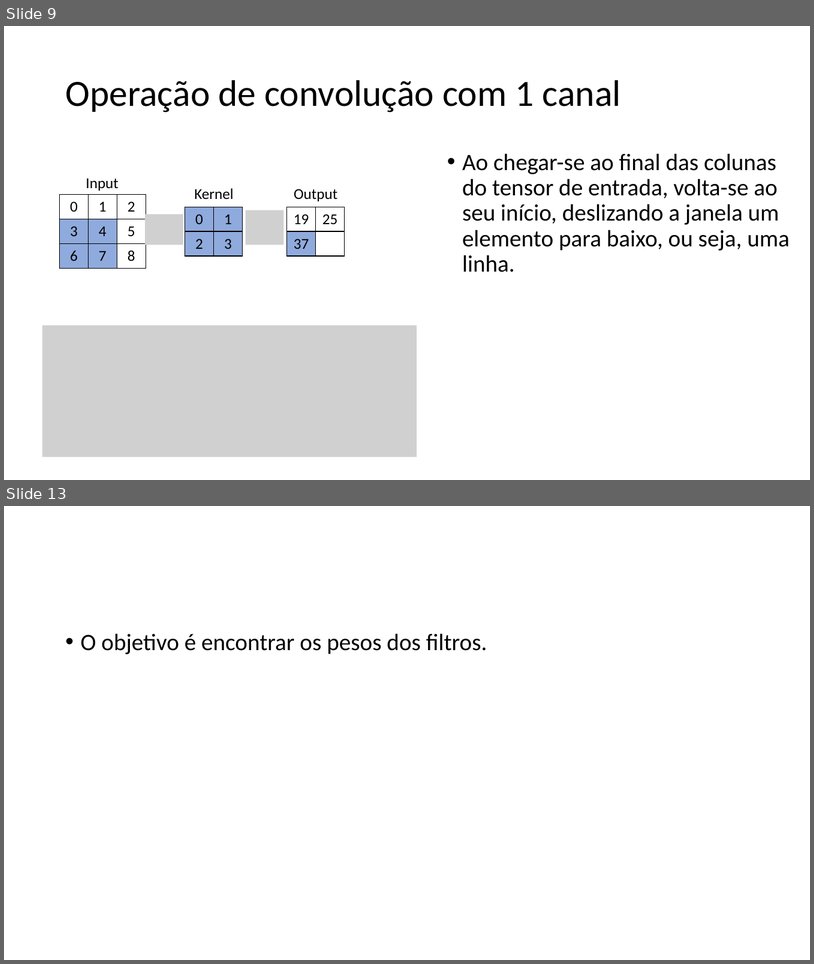
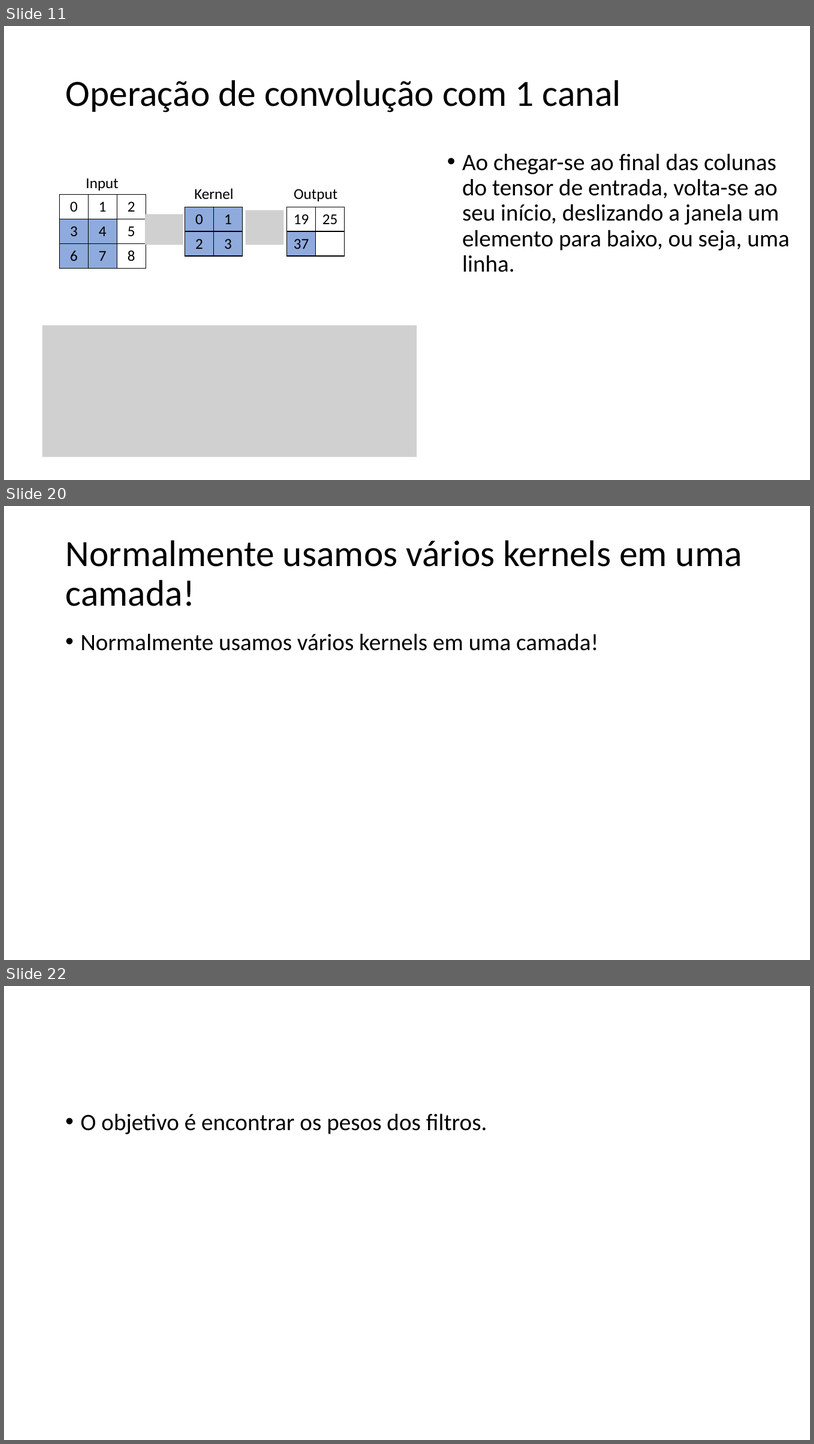
Before and after one commit to zz4fap/tp557-iot-ml, a slide deck: slides/TP557_12_Introduzindo_convoluções.pptx. Shown one above the other, each under a label of ours: slides 9 and 13 before the commit, slides 11, 20 and 22 after it; the slides between them are not shown. The pictures are 814x964 and 814x1444 pixels, drawn with LibreOffice and Linux fonts; fonts in the diff are those of the drawing; grey boxes stand for pictures. Boxes give left, top, right and bottom in pixels: in the first picture for what was removed or moved away, otherwise in the second. Text is boxed around its words. In the diff, an @@ line names an element or a change of style, - is before the commit and + after.

```diff
--- a/slides/TP557_12_Introduzindo_convoluções.pptx
+++ b/slides/TP557_12_Introduzindo_convoluções.pptx
@@ slide 20 added at <box>4,506,810,960</box>, background #FFFFFF @@
@@ title added at <box>65,540,743,606</box>, 44 pt, text #000000 @@
+Normalmente usamos vários kernels em uma camada!
@@ text added at <box>81,633,599,651</box>, 28 pt, text #000000 @@
+• Normalmente usamos vários kernels em uma camada!
@@ what was slide 9 is now slide 11 @@
@@ what was slide 13 is now slide 22 @@
```
Also in this commit, not shown: 3 slides changed, 13 other slides added, 1 slide removed, 4 other files.
